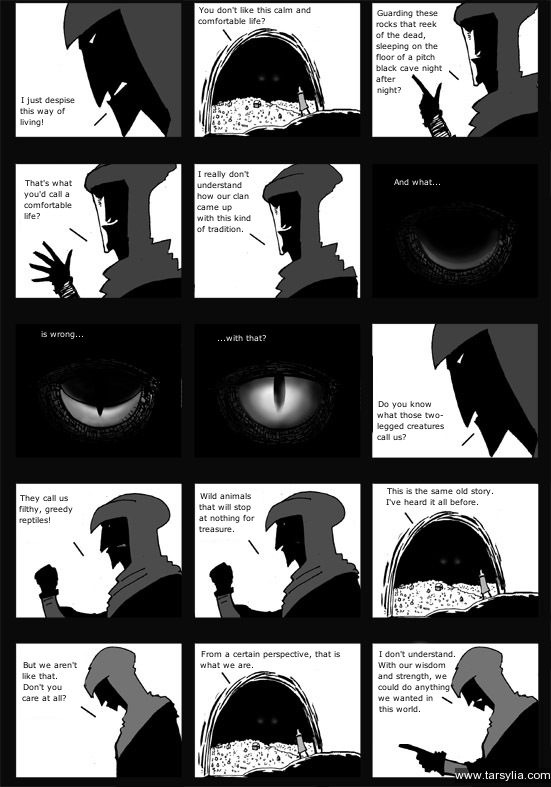
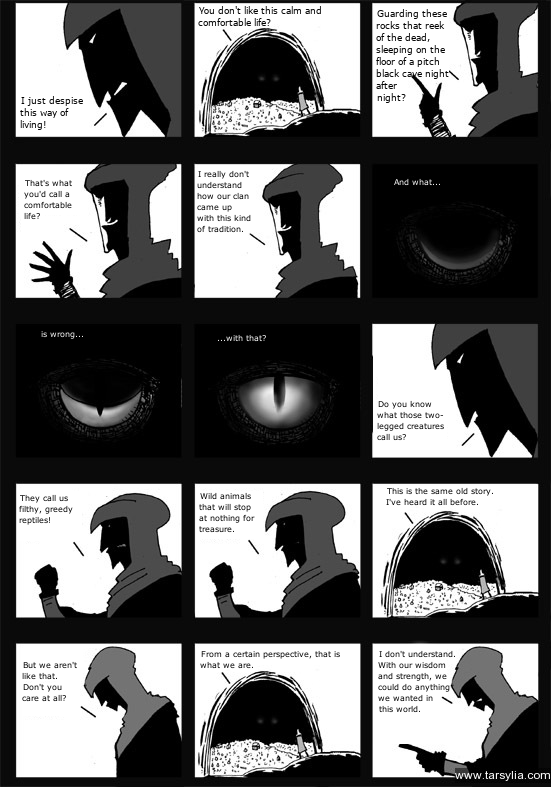
Layers edited between the first and the second 551×787 image:
painted on "I just despise this way of liv..." over [left=20, top=96, right=83, bottom=130]
painted on "You don't like this calm and c..." over [left=198, top=6, right=321, bottom=26]
painted on "Guarding these rocks that reek..." over [left=376, top=9, right=449, bottom=103]
